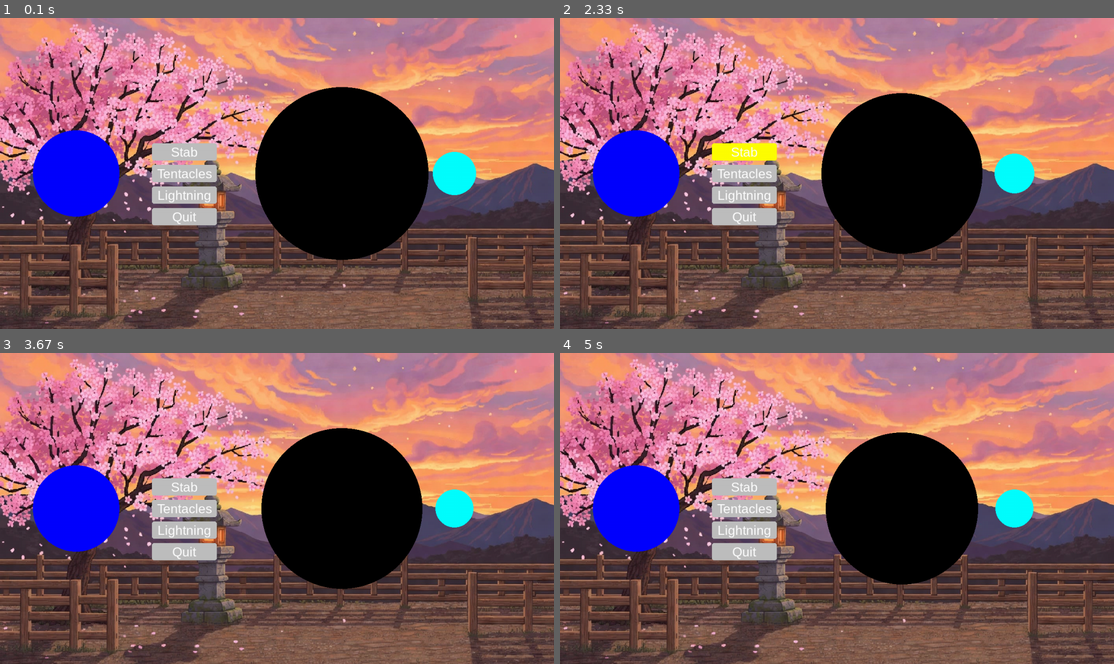
Above: before the commit, frames 1-4 (two rows, left to right).
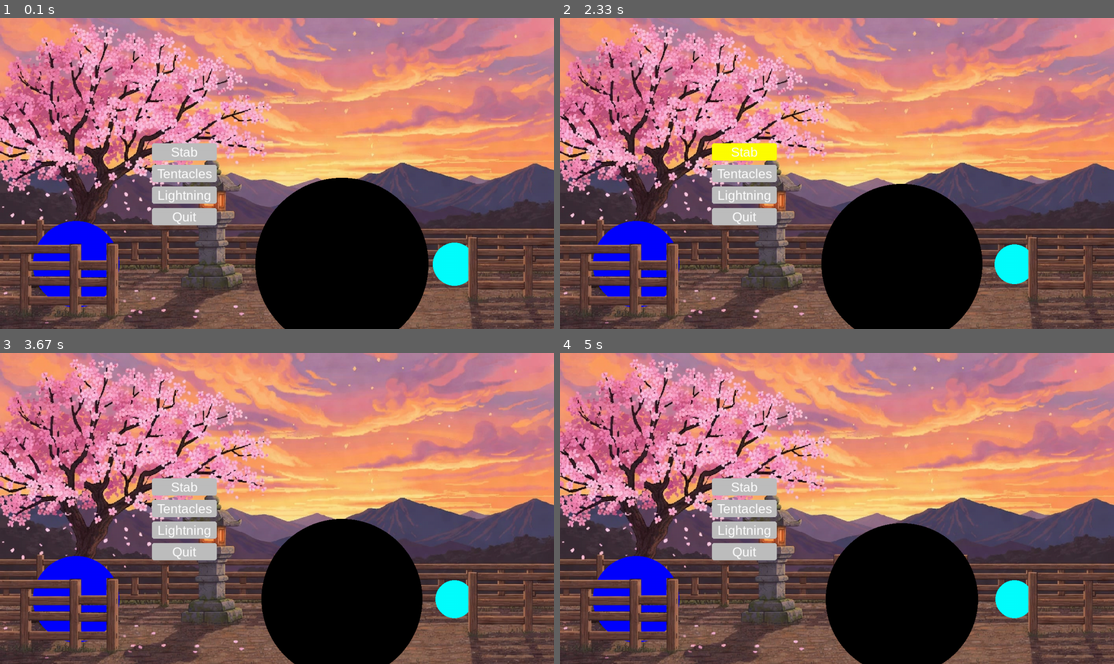
Above: after the commit, the same moments.

Repository: MathiasBenoni/IT
Game: pygame game, started from IT2/monster_rpg/main.py
The game is run twice, just before and just after one commit, with the same random seed, the same clock (stepped at 60 frames per second) and the same inputs.
Inputs (mouse positions are in pixels of both pictures, inside the frame that each line leads up to):
- Up to frame 1 (0.1 s): no input
- Up to frame 2 (2.33 s): click "Lightning" at 0.38 s; click (837, 195) at 0.72 s; click "Stab" at 2.05 s
- Up to frame 3 (3.67 s): click (249, 589) at 2.38 s; click "Tentacles" at 3.22 s; click (421, 480) at 3.55 s
- Up to frame 4 (5 s): click "Stab" at 4.38 s; click (676, 449) at 4.72 s

The runs differ from the first frame. In frame 1, 23% of the frame differs, in the area x 5-86%, y 22-100%; in frame 2, 22%; in frame 3, 22%; in frame 4, 21%.

Commit message:
Background is in forground

Diff:
--- a/IT2/monster_rpg/main.py
+++ b/IT2/monster_rpg/main.py
@@ -20,7 +20,7 @@
 button_height = 40
 padding = 10
 
-global_y_pos = HEIGHT // 2
+global_y_pos = HEIGHT - 150
 enemy_x_pos = WIDTH // 2 + 150
 
 enteties = [
@@ -49,6 +49,9 @@
 background = pygame.image.load(os.path.join(BASE_DIR, "assets", "images", "background.jpg")).convert()
 scale = screen.get_height() / background.get_height()
 background = pygame.transform.scale(background, screen.get_size())
+
+fences = pygame.image.load(os.path.join(BASE_DIR, "assets", "images", "foreground_fences.png")).convert_alpha()
+fences = pygame.transform.scale(fences, screen.get_size())
 
 
 GROUND_Y = int(200 * scale)
@@ -86,11 +89,13 @@
   screen.fill("white")
   screen.blit(background, (0, 0))
 
-  for button in buttons:
-      button.draw_self(screen)
-
   for entety in enteties:
      entety.draw_self(screen)
+
+  screen.blit(fences, (0, 0))
+
+  for button in buttons:
+        button.draw_self(screen)
 
   pygame.display.flip()
 
Binary file added: IT2/monster_rpg/assets/images/foreground_fences.png
